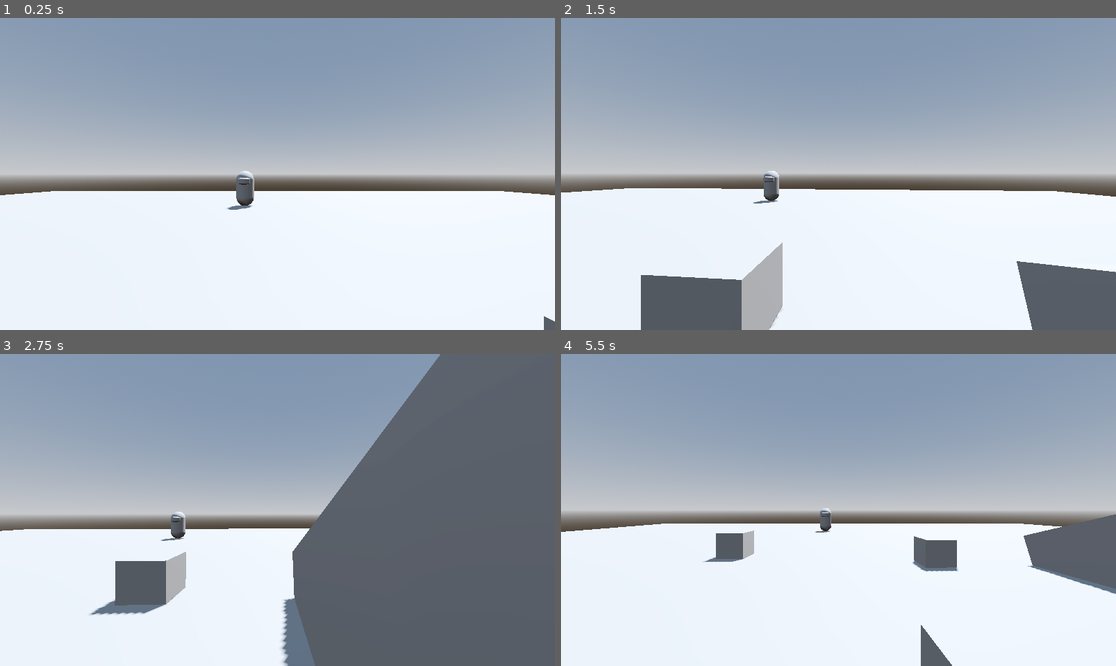
Above: before the commit, frames 1-4 (two rows, left to right).
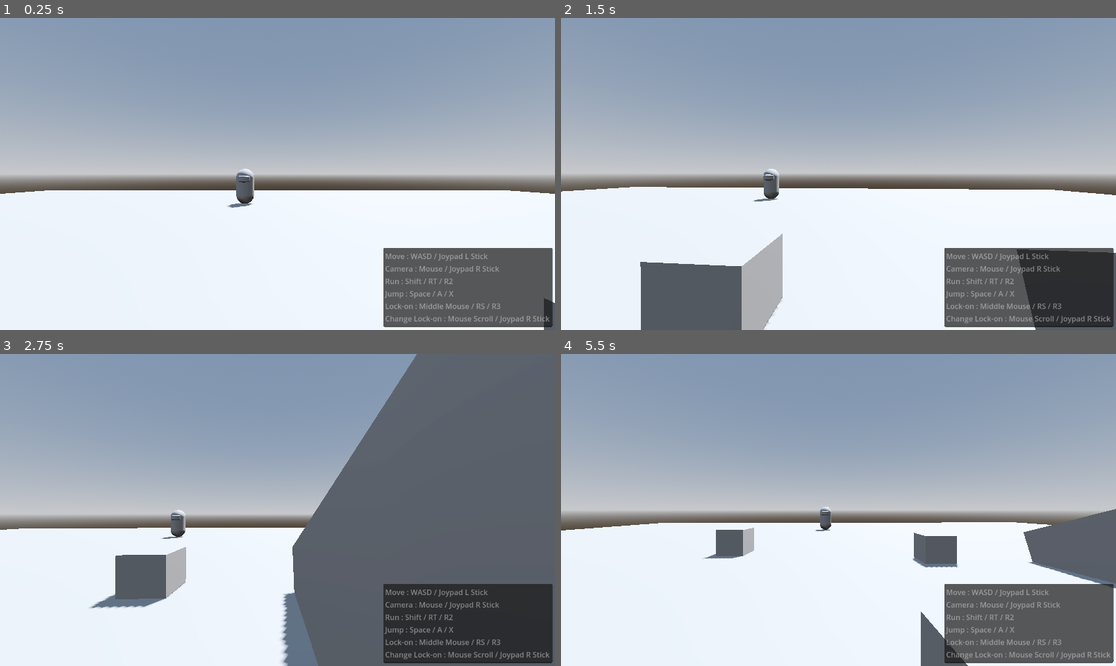
Above: after the commit, the same moments.

Repository: perrorovic/3d-game-concept
Game: Godot game, scene res://scene/main.tscn
The game is run twice, just before and just after one commit, with the same random seed, the same clock (stepped at 60 frames per second) and the same inputs.
Inputs (mouse positions are in pixels of both pictures, inside the frame that each line leads up to):
- Up to frame 1 (0.25 s): no input
- Up to frame 2 (1.5 s): tap Enter (ui_accept) at 0.5, 0.77 s; move the mouse to (866, 174) at 0.52 s; hold D (mv_right) 0.53-1.28 s; tap Mouse wheel up (target_change) at 0.6 s; tap Q (target_lock) at 0.8, 1.35 s; move the mouse to (810, 174) at 1.27 s; hold S (mv_backward) from 1.28 s (still down)
- Up to frame 3 (2.75 s): tap Enter (ui_accept) at 1.52 s; tap Mouse wheel up (target_change) at 1.55 s; move the mouse to (288, 503) at 2.02 s; release S (mv_backward) at 2.03 s; hold D (mv_right) from 2.03 s (still down); tap W (mv_foward) at 2.1 s; tap Q (target_lock) at 2.3 s
- Up to frame 4 (5.5 s): tap Enter (ui_accept) at 2.75, 3.02, 3.77, 4.52 s; move the mouse to (832, 516) at 2.77 s; tap Shift (mv_shift) at 2.85 s; tap Mouse wheel up (target_change) at 3.05, 3.6, 4.55, 5.1 s; move the mouse to (877, 513) at 3.52 s; release D (mv_right) at 3.53 s; hold A (mv_left) 3.53-5.03 s; tap Q (target_lock) at 3.8, 4.35, 5.3 s; move the mouse to (794, 506) at 4.27 s; move the mouse to (844, 510) at 5.02 s; hold S (mv_backward) from 5.03 s (still down)

The runs differ from the first frame. In frame 1, 8.2% of the frame differs, in the area x 0-100%, y 48-100%; in frame 2, 9.2%; in frame 3, 10%, in the area x 0-100%, y 0-100%; in frame 4, 9.3%.

Commit message:
update: smooth target lock and tracking

Diff:
--- a/project.godot
+++ b/project.godot
@@ -69,6 +69,7 @@
 "deadzone": 0.5,
 "events": [Object(InputEventKey,"resource_local_to_scene":false,"resource_name":"","device":-1,"window_id":0,"alt_press …(182 unchanged characters)…
 , Object(InputEventJoypadButton,"resource_local_to_scene":false,"resource_name":"","device":-1,"button_index":4,"pressure":0.0,"pressed":true,"script":null)
+, Object(InputEventJoypadButton,"resource_local_to_scene":false,"resource_name":"","device":-1,"button_index":6,"pressure":0.0,"pressed":true,"script":null)
 ]
 }
 target_lock={
@@ -82,8 +83,16 @@
 "deadzone": 0.5,
 "events": [Object(InputEventMouseButton,"resource_local_to_scene":false,"resource_name":"","device":-1,"window_id":0,"a …(258 unchanged characters)…
 , Object(InputEventMouseButton,"resource_local_to_scene":false,"resource_name":"","device":-1,"window_id":0,"alt_presse …(249 unchanged characters)…
-, Object(InputEventJoypadButton,"resource_local_to_scene":false,"resource_name":"","device":-1,"button_index":14,"pressure":0.0,"pressed":true,"script":null)
-, Object(InputEventJoypadButton,"resource_local_to_scene":false,"resource_name":"","device":-1,"button_index":13,"pressure":0.0,"pressed":true,"script":null)
+]
+}
+joypad_tc+={
+"deadzone": 0.5,
+"events": [Object(InputEventJoypadMotion,"resource_local_to_scene":false,"resource_name":"","device":-1,"axis":2,"axis_value":1.0,"script":null)
+]
+}
+joypad_tc-={
+"deadzone": 0.5,
+"events": [Object(InputEventJoypadMotion,"resource_local_to_scene":false,"resource_name":"","device":-1,"axis":2,"axis_value":-1.0,"script":null)
 ]
 }
 
--- a/scene/main.tscn
+++ b/scene/main.tscn
@@ -141,9 +141,37 @@
 transform = Transform3D(1, 0, 0, 0, 1, 0, 0, 0, 1, 0, -0.00278157, -2.43112)
 
 [node name="CameraPivot" type="Node3D" parent="Player"]
-transform = Transform3D(1, 0, 0, 0, 1, 0, 0, 0, 1, 0, 1.5, 0)
+transform = Transform3D(1, 0, 0, 0, 1, 0, 0, 0, 1, 0, 1.3791, 0)
 
 [node name="Camera3D" type="Camera3D" parent="Player/CameraPivot"]
+
+[node name="Control Map" type="TextEdit" parent="Player/CameraPivot/Camera3D"]
+anchors_preset = 3
+anchor_left = 1.0
+anchor_top = 1.0
+anchor_right = 1.0
+anchor_bottom = 1.0
+offset_left = -297.0
+offset_top = -142.0
+offset_right = 69.0
+offset_bottom = 29.0
+grow_horizontal = 0
+grow_vertical = 0
+scale = Vector2(0.8, 0.8)
+text = "Move : WASD / Joypad L Stick
+Camera : Mouse / Joypad R Stick
+Run : Shift / RT / R2
+Jump : Space / A / X
+Lock-on : Middle Mouse / RS / R3
+Change Lock-on : Mouse Scroll / Joypad R Stick"
+editable = false
+context_menu_enabled = false
+shortcut_keys_enabled = false
+selecting_enabled = false
+deselect_on_focus_loss_enabled = false
+drag_and_drop_selection_enabled = false
+virtual_keyboard_enabled = false
+middle_mouse_paste_enabled = false
 
 [node name="Enemy" parent="." instance=ExtResource("1_cyuep")]
 transform = Transform3D(-4.37114e-08, 0, -1, 0, 1, 0, 1, 0, -4.37114e-08, -9.60709, -0.00278157, 0)
--- a/scene/player.gd
+++ b/scene/player.gd
@@ -26,18 +26,16 @@
 
 var player_targetLocked: bool = false
 var player_targetAvailable: bool
-# var player_targetList: CharacterBody3D
-# Make this as array with body ref which can be targeted? and remove those if cannot be targeted?
 var player_targetList: Array = []
 var player_targetActive: CharacterBody3D
 
 func _ready():
 	Input.set_mouse_mode(Input.MOUSE_MODE_CAPTURED)
 
-func _process(_delta):
+func _process(delta):
 	player_cameraTilt()
 	controller_cameraView()
-	player_targetLock()
+	player_targetLock(delta)
 
 func _physics_process(delta):
 	var input_direction = Input.get_vector("mv_left", "mv_right", "mv_foward", "mv_backward")
@@ -151,7 +149,7 @@
 	if Input.is_action_just_pressed("quit"):
 		get_tree().quit()
 
-func player_targetLock():
+func player_targetLock(delta):
 	if Input.is_action_just_pressed("target_lock") and !player_targetLocked and player_targetAvailable:
 		# Targeting enable when enemy are in target radius
 		player_targetLocked = true
@@ -165,7 +163,7 @@
 			if distanceSquared < nearestDistance:
 				nearestDistance = distanceSquared
 				player_targetActive = player_target
-		print("Target locked to ", player_targetActive, " with ", position.distance_squared_to(player_targetActive.position), " distance")
+				print("Target locked to ", player_targetActive, " with ", position.distance_squared_to(player_targetActive.position), " distance")
 		# This check the distance between the player position and the enemy pos stored in player_targetActive
 		# This could be use before everything else to check the nearest enemy and lock into it!
 	elif Input.is_action_just_pressed("target_lock") and player_targetLocked:
@@ -177,19 +175,26 @@
 		player_targetActive = null
 
 	if player_targetLocked:
-		if Input.is_action_just_pressed("target_change") and player_targetList.size() > 1:
-			# I dont know how to do this part, how to make a loopback arrays?
-			# player_targetActive = player_targetList[(player_targetList.find(player_targetActive)+1)]
-			# I mean this does work... but it does looks stupid
-			# FIXED - ref the main target and remove it form the arrays and send it back
+		# There is 2 key for gamepad that is joypad_tc+ and joypad_tc- because for some reason it can not have both axis+ and axis- in the same input name action, it will read the top most keys
+		# TEST mwheel-up/down both use 1 spin sensitivity which make the change really sensitive, need to tune it down
+		if (Input.is_action_just_pressed("target_change") or Input.is_action_just_pressed("joypad_tc+") or Input.is_action_just_pressed("joypad_tc-")) and player_targetList.size() > 1:
+			# Ref the main target and remove it form the arrays and send it back
 			player_targetList.remove_at(player_targetList.find(player_targetActive))
 			player_targetList.append(player_targetActive)
 			print("Changing target from ", player_targetActive," to ", player_targetList[0])
 			player_targetActive = player_targetList[0]
-			# TEST The fact that D-pad left and right didnt see the enemy position whatsoever
-			# And also mwheel-up/down both use 1 spin sensitivity which make the change really sensitive...
-		# This is currently static, should be property of [body] from target area radius
-		look_at(player_targetActive.position)
+		# Advance version of look_at(player_targetActive) which smoothen the camera view
+		var target_direction = (player_targetActive.position - global_transform.origin).normalized()
+		var target_rotation = Basis.looking_at(target_direction, Vector3(0, 1, 0))
+		var player_cameraLockTarget = global_transform.basis.slerp(target_rotation, delta * 5)
+		# BUG debugger about orthonormalized is required or something...
+		# This BUG is recreatable if you do 180deg spin to lock-on to enemies
+		#E 0:00:11:0362 player.gd:191 @ player_targetLock(): Basis must be normalized in order to be casted to a Quaternion. Use get_rotation_quaternion() or call orthonormalized() if the Basis contains linearly independent vectors.
+		#<C++ Error>    Condition "!is_rotation()" is true. Returning: Quaternion()
+		#<C++ Source>   core/math/basis.cpp:710 @ get_quaternion()
+		#<Stack Trace>  player.gd:191 @ player_targetLock()
+		#               player.gd:40 @ _process()
+		global_transform.basis = player_cameraLockTarget
 
 func _on_target_area_body_entered(body):
 	# This check for all bodies including those which static?
--- a/scene/player.tscn
+++ b/scene/player.tscn
@@ -19,7 +19,7 @@
 [sub_resource type="SphereShape3D" id="SphereShape3D_jk43p"]
 
 [node name="CharacterBody3D" type="CharacterBody3D"]
-transform = Transform3D(1, 0, 0, 0, 1, 0, 0, 0, 1, 0, -0.00278157, 0)
+transform = Transform3D(1, 0, 0, 0, 1, 0, 0, 0, 1, 0, -0.0180919, 0)
 script = ExtResource("1_uvf5x")
 
 [node name="SfxStep" type="Node" parent="."]
Not shown: 2 places in scene/player.tscn that only renumber resources
